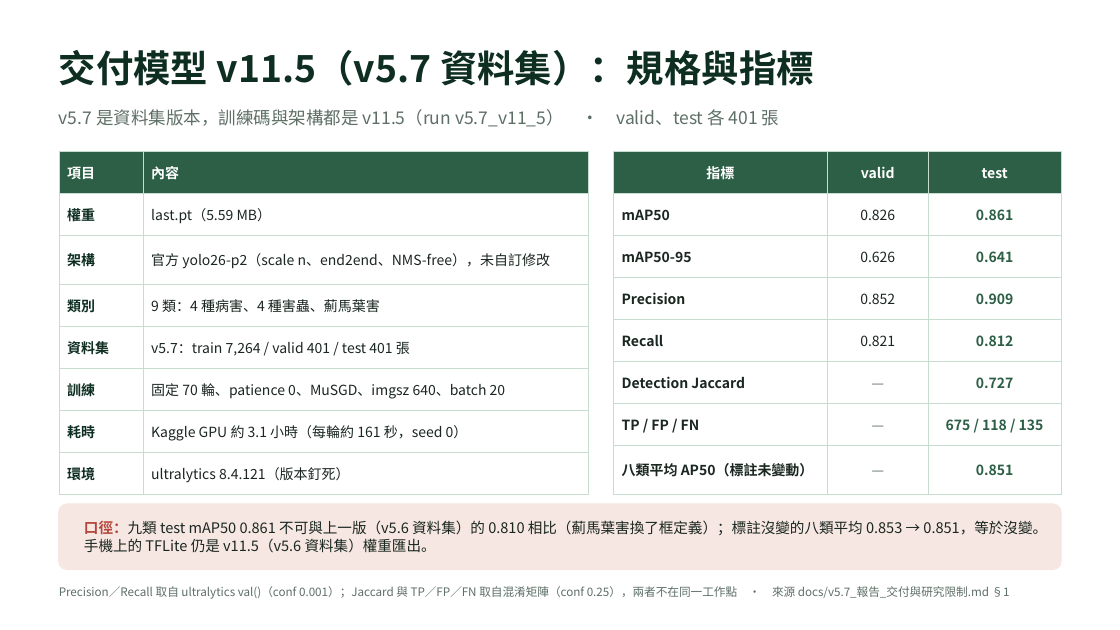
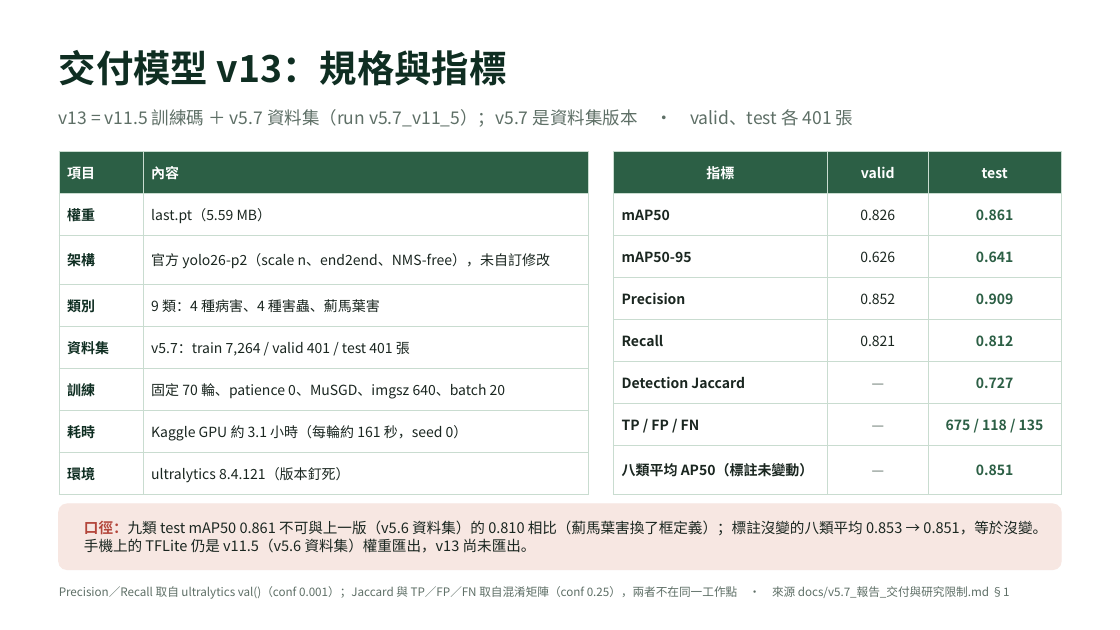
Before and after one commit to OneLeaf-dx/detection, a slide deck: slide 12 of docs/v12.3_簡報_口頭報告.pptx. Drawn at 1120x630 pixels with LibreOffice and Linux fonts; fonts in the diff are those of the drawing. Boxes give left, top, right and bottom in pixels: in the first picture for what was removed or moved away, otherwise in the second. Text is boxed around its words. In the diff, an @@ line names an element or a change of style, - is before the commit and + after.

```diff
--- a/docs/v12.3_簡報_口頭報告.pptx
+++ b/docs/v12.3_簡報_口頭報告.pptx
@@ text at (x1=59, y1=50, x2=507, y2=86): text changed @@
-交付模型 v11.5（v5.7 資料集）：規格與指標
+交付模型 v13：規格與指標
@@ text at (x1=59, y1=109, x2=853, y2=127): text changed @@
-v5.7 是資料集版本，訓練碼與架構都是 v11.5（run v5.7_v11_5） · valid、test 各 401 張
+v13 = v11.5 訓練碼 ＋ v5.7 資料集（run v5.7_v11_5）；v5.7 是資料集版本 · valid、test 各 401 張
@@ text at (x1=84, y1=520, x2=1047, y2=553): text changed @@
-口徑：九類 test mAP50 0.861 不可與上一版（v5.6 資料集）的 0.810 相比（薊馬葉害換了框定義）；標註沒變的八類平均 0.853 → 0.851，等於沒變。手機上的 TFLite 仍是 v11.5（v5.6 資料集）權重匯出。
+口徑：九類 test mAP50 0.861 不可與上一版（v5.6 資料集）的 0.810 相比（薊馬葉害換了框定義）；標註沒變的八類平均 0.853 → 0.851，等於沒變。手機上的 TFLite 仍是 v11.5（v5.6 資料集）權重匯出，v13 尚未匯出。
```
Also in this commit, not shown: 7 other slides changed, 12 other files.
